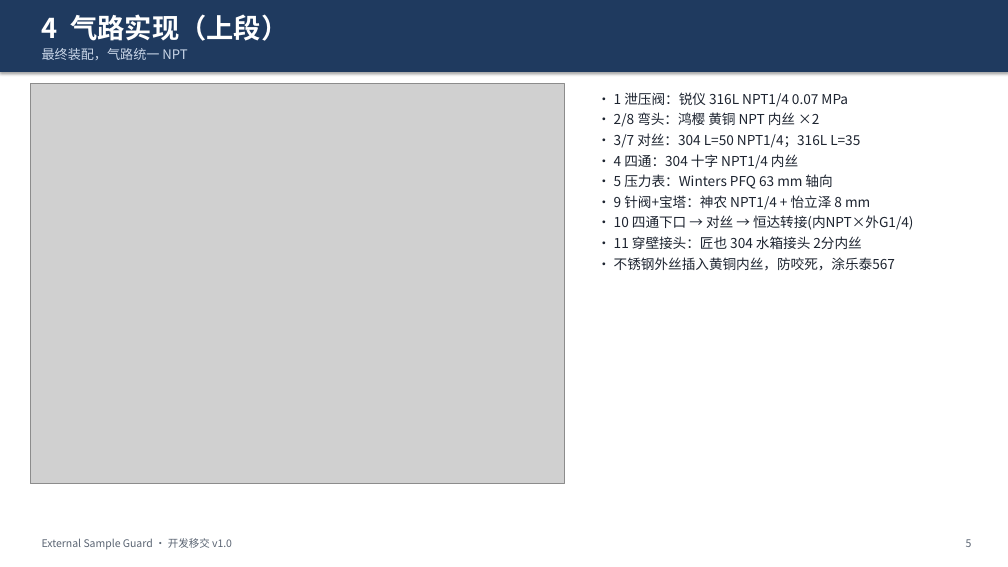
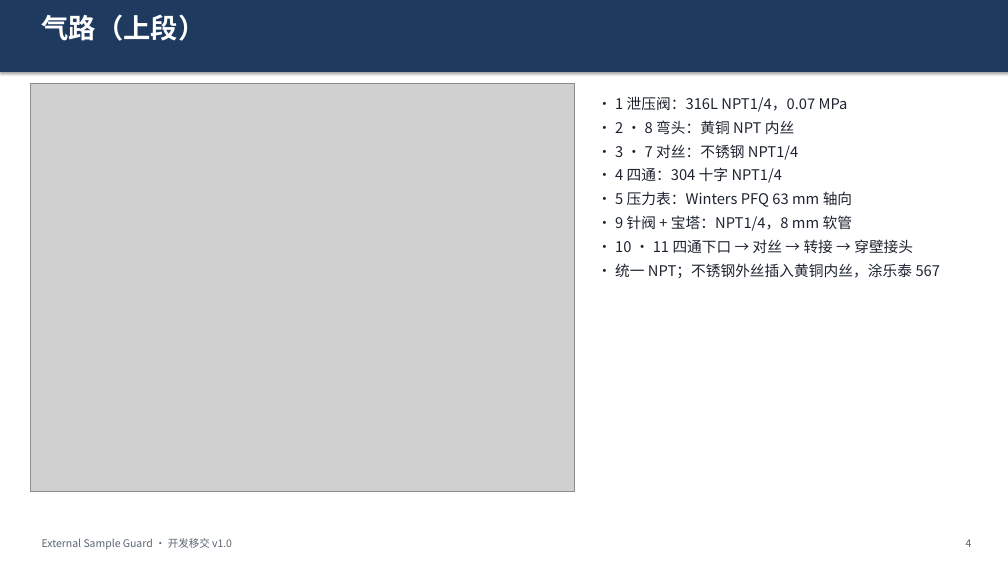
Before and after one commit to keenkid2010/claude_v1, a slide deck: slide 4 of sample_guard/Sample_Guard_开发移交.pptx (slide 5 before the commit). Drawn at 1008x567 pixels with LibreOffice and Linux fonts; fonts in the diff are those of the drawing; grey boxes stand for pictures. Boxes give left, top, right and bottom in pixels: in the first picture for what was removed or moved away, otherwise in the second. Text is boxed around its words. In the diff, an @@ line names an element or a change of style, - is before the commit and + after.

```diff
--- a/sample_guard/Sample_Guard_开发移交.pptx
+++ b/sample_guard/Sample_Guard_开发移交.pptx
@@ text at (x1=42, y1=14, x2=206, y2=41): text changed @@
-4 气路实现（上段）
+气路（上段）
@@ text removed at (x1=42, y1=48, x2=187, y2=60) @@
-最终装配，气路统一 NPT
@@ picture resized from (x1=30, y1=83, x2=565, y2=484) to (x1=30, y1=83, x2=575, y2=492) @@
@@ text at (x1=615, y1=96, x2=848, y2=183): text changed; size 13 to 14 pt @@
-• 1 泄压阀：锐仪 316L NPT1/4 0.07 MPa
-• 2/8 弯头：鸿樱 黄铜 NPT 内丝 ×2
-• 3/7 对丝：304 L=50 NPT1/4；316L L=35
-• 4 四通：304 十字 NPT1/4 内丝
+• 1 泄压阀：316L NPT1/4，0.07 MPa
+• 2 · 8 弯头：黄铜 NPT 内丝
+• 3 · 7 对丝：不锈钢 NPT1/4
+• 4 四通：304 十字 NPT1/4
@@ text at (x1=615, y1=191, x2=852, y2=207): size 13 to 14 pt in "• 5 压力表：Winters PFQ 63 mm 轴向"; more space between paragraphs @@
@@ text at (x1=615, y1=215, x2=940, y2=278): text changed; size 13 to 14 pt @@
-• 9 针阀+宝塔：神农 NPT1/4 + 怡立泽 8 mm
-• 10 四通下口 → 对丝 → 恒达转接(内NPT×外G1/4)
-• 11 穿壁接头：匠也 304 水箱接头 2分内丝
-• 不锈钢外丝插入黄铜内丝，防咬死，涂乐泰567
+• 9 针阀 + 宝塔：NPT1/4，8 mm 软管
+• 10 · 11 四通下口 → 对丝 → 转接 → 穿壁接头
+• 统一 NPT；不锈钢外丝插入黄铜内丝，涂乐泰 567
@@ text at (x1=966, y1=539, x2=972, y2=547): text changed @@
-5
+4
```
Also in this commit, not shown: 9 other slides changed, 10 slides removed, 6 other files.
